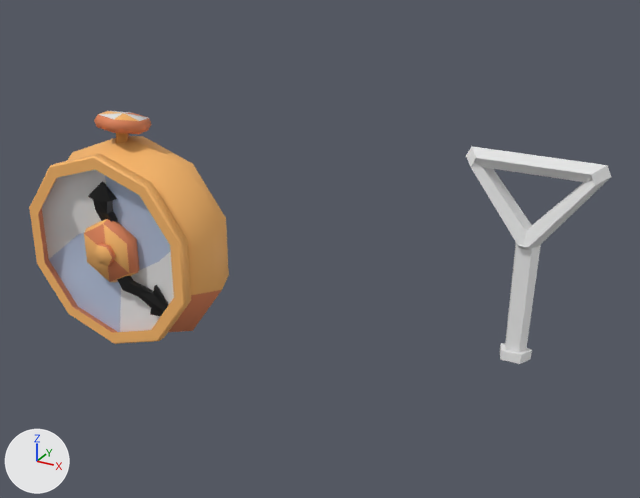
The Blender file assets/world/models/shovel.blend, before and after one commit.
Before and after are seen from a camera (50 mm lens) standing at (0.68, -2.45, 1.42) and looking at (-0.72, 0.09, 0.15). The lights are fixed; the arrows at lower left show +X, +Y and +Z.

The scene before the commit, as lines of its bpy script (objects in view):
```python
ob_circle_001 = bpy.data.objects.new('Circle.001', me_circle_002)
ob_circle_001.location = (-1.515, -0.11, -1.168)
ob_circle_002 = bpy.data.objects.new('Circle.002', me_circle_003)
ob_circle_002.location = (-1.515, -0.11, -1.168)
ob_circle_003 = bpy.data.objects.new('Circle.003', me_circle_004)
ob_circle_003.location = (-1.515, -0.11, -1.168)
ob_clock = bpy.data.objects.new('Clock', me_circle)
ob_clock.location = (-1.515, -0.11, -1.168)
ob_cylinder = bpy.data.objects.new('Cylinder', me_cylinder)
ob_cylinder.location = (-0.003, 0.169, 0.252)
ob_cylinder.rotation_euler = (-0.139, -0.0124, 0.025)  # degrees (-8, -0.7, 1.4)
ob_cylinder.scale = (0.0429, 0.0429, 0.0429)
ob_longarrow = bpy.data.objects.new('LongArrow', me_cube_002)
ob_longarrow.location = (-1.515, -0.11, -1.168)
ob_shortarrow = bpy.data.objects.new('ShortArrow', me_cube_001)
ob_shortarrow.location = (-1.515, -0.11, -1.168)
ob_torus = bpy.data.objects.new('Torus', me_torus)
ob_torus.location = (-0.003, 0.179, 0.432)
ob_torus.rotation_euler = (0.00322, 1.525, -1.537)  # degrees (0.2, 87, -88)
ob_torus.scale = (0.233, 0.233, 0.233)
```
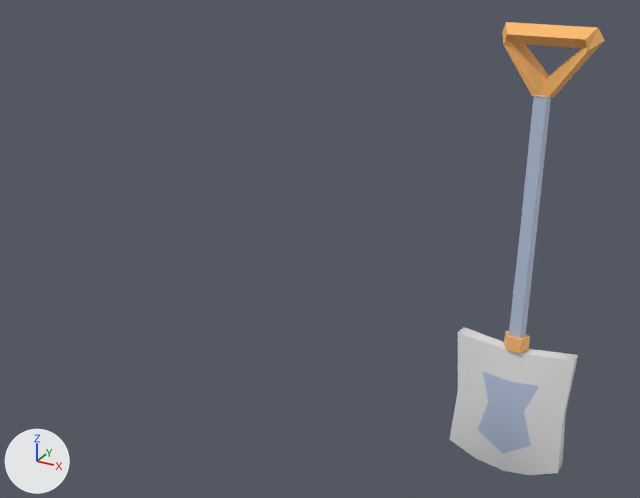
Pixel boxes [x1, y1, x2, y2] of what changed, in the pictures (640 x 498 px):
'Clock', deleted: before [29, 136, 229, 344]
'Plane', added: after [449, 327, 578, 475]
'Torus', recoloured, reshaped, moved, turned: before [466, 146, 611, 250]; after [502, 22, 605, 98]
'Cylinder', recoloured, reshaped, moved, turned, rescaled (white to blue): before [500, 243, 541, 364]; after [504, 95, 551, 353]
'Circle.001', deleted (orange): before [84, 219, 140, 282]
'Circle.002', deleted (orange): before [94, 111, 152, 144]
'LongArrow', deleted: before [117, 276, 168, 316]
'ShortArrow', deleted: before [88, 181, 118, 222]
'Circle.003', deleted: before [94, 243, 116, 266]

Patch to the scene script:
```diff
--- a/assets/world/models/shovel.blend.py
+++ b/assets/world/models/shovel.blend.py
@@ me_torus @@
 # used by ob_torus; location = (-0.003, 0.179, 0.432); rotation_euler = (0.00322, 1.525, -1.537), in degrees (0.2, 87, -88); scale = (0.233, 0.233, 0.233)
-me_torus.from_pydata(...)  # 30 vertices, 27 faces; spans x -0.62..0.76, y -0.98..0.98, z -0.24..0.24
+me_torus.from_pydata(...)  # 30 vertices, 27 faces; spans x -0.2..0.74, y -0.61..0.68, z -0.27..0.23
+# me_torus part 1: 30 of 30 vertices moved; they spanned x -0.62..0.76, y -0.98..0.98, z -0.24..0.24 and now span x -0.2..0.74, y -0.61..0.68, z -0.27..0.23; mean shift (0.3, 0.01, 0.0); largest move (-0.48, -0.98, 0.0) -> (-0.06, -0.61, -0.01)
+me_torus.materials.append(mat_gold)  # orange #febc6f
@@ me_cylinder @@
 # used by ob_cylinder; location = (-0.003, 0.169, 0.252); rotation_euler = (-0.139, -0.0124, 0.025), in degrees (-8, -0.7, 1.4); scale = (0.0429, 0.0429, 0.0429)
-me_cylinder.from_pydata(...)  # 24 vertices, 21 faces; spans x -1.24..1.24, y -0.89..1.47, z -8.5..1.0
+me_cylinder.from_pydata(...)  # 24 vertices, 22 faces; spans x -1.26..1.23, y -1.05..0.85, z -8.54..5.24
+# me_cylinder part 2
+# 20 vertices are removed from x -1.24..1.24, y -0.89..1.47, z -8.5..1.0
+# 21 faces are deleted
+# 20 vertices are added at x -1.26..1.23, y -1.05..0.85, z -8.54..5.24
+# 6 new faces join them, mat_white_shade (blue #b8c6e0)
+# 16 new faces join them, mat_gold (orange #febc6f)
+me_cylinder.materials.append(mat_white_shade)  # blue #b8c6e0
+me_cylinder.materials.append(mat_gold)  # orange #febc6f
@@ ob_shortarrow @@
-ob_shortarrow = bpy.data.objects.new('ShortArrow', me_cube_001)
@@ ob_longarrow @@
-ob_longarrow = bpy.data.objects.new('LongArrow', me_cube_002)
@@ ob_clock @@
-ob_clock = bpy.data.objects.new('Clock', me_circle)
@@ ob_circle_003 @@
-ob_circle_003 = bpy.data.objects.new('Circle.003', me_circle_004)
@@ ob_circle_002 @@
-ob_circle_002 = bpy.data.objects.new('Circle.002', me_circle_003)
@@ ob_circle_001 @@
-ob_circle_001 = bpy.data.objects.new('Circle.001', me_circle_002)
@@ ob_torus @@
 ob_torus = bpy.data.objects.new('Torus', me_torus)
-ob_torus.location = (-0.003, 0.179, 0.432)
-ob_torus.rotation_euler = (0.00322, 1.525, -1.537)  # degrees (0.2, 87, -88)
+ob_torus.location = (-0.004, 0.186, 0.928)
+ob_torus.rotation_euler = (3.042, 1.452, 1.499)  # degrees (174, 83, 86)
 ob_torus.scale = (0.233, 0.233, 0.233)
@@ ob_cylinder @@
 ob_cylinder = bpy.data.objects.new('Cylinder', me_cylinder)
-ob_cylinder.location = (-0.003, 0.169, 0.252)
-ob_cylinder.rotation_euler = (-0.139, -0.0124, 0.025)  # degrees (-8, -0.7, 1.4)
-ob_cylinder.scale = (0.0429, 0.0429, 0.0429)
+ob_cylinder.location = (-0.008, 0.189, 0.449)
+ob_cylinder.rotation_euler = (-0.0876, -0.0149, 0.0198)  # degrees (-5, -0.9, 1.1)
+ob_cylinder.scale = (0.0338, 0.0479, 0.0624)
 _m = ob_cylinder.modifiers.new('Boolean', 'BOOLEAN')
@@ ob_plane @@
+ob_plane = bpy.data.objects.new('Plane', me_plane)  # 25 vertices, 16 faces; spans x -1.0..1.0, y -1.14..1.41, z -0.1..0.22; in mat_white (white #e7e7e7), mat_white_shade (blue #b8c6e0); modifiers SOLIDIFY
+ob_plane.location = (0.004, 0.158, -0.29)
+ob_plane.rotation_euler = (-1.617, 0.0, 0.0)  # degrees (-93, 0, 0)
+ob_plane.scale = (0.197, 0.197, 0.197)
```
